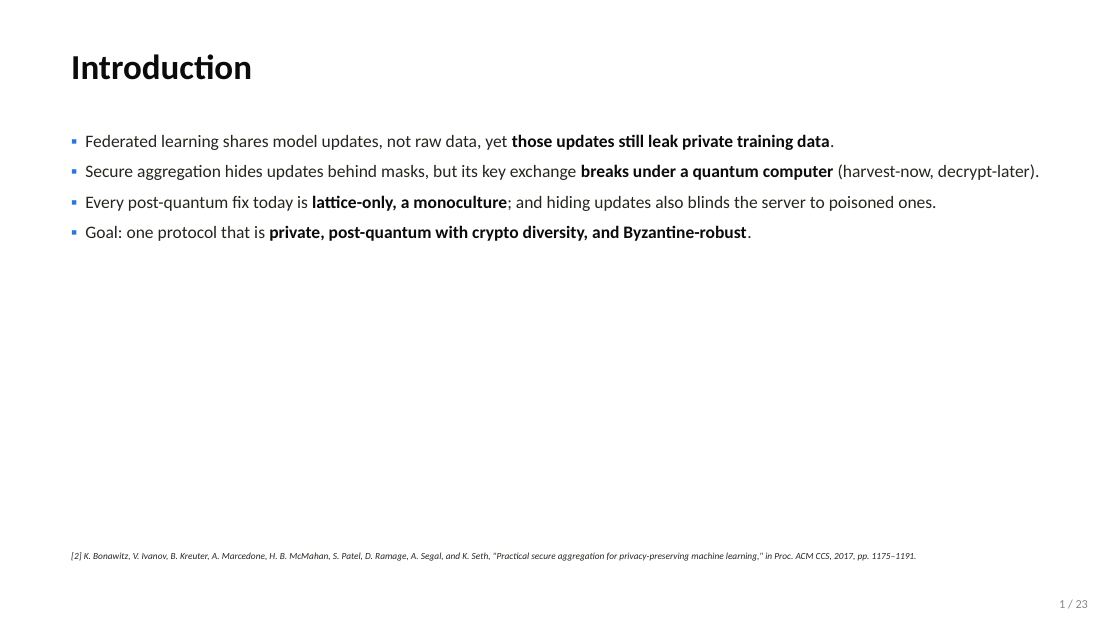
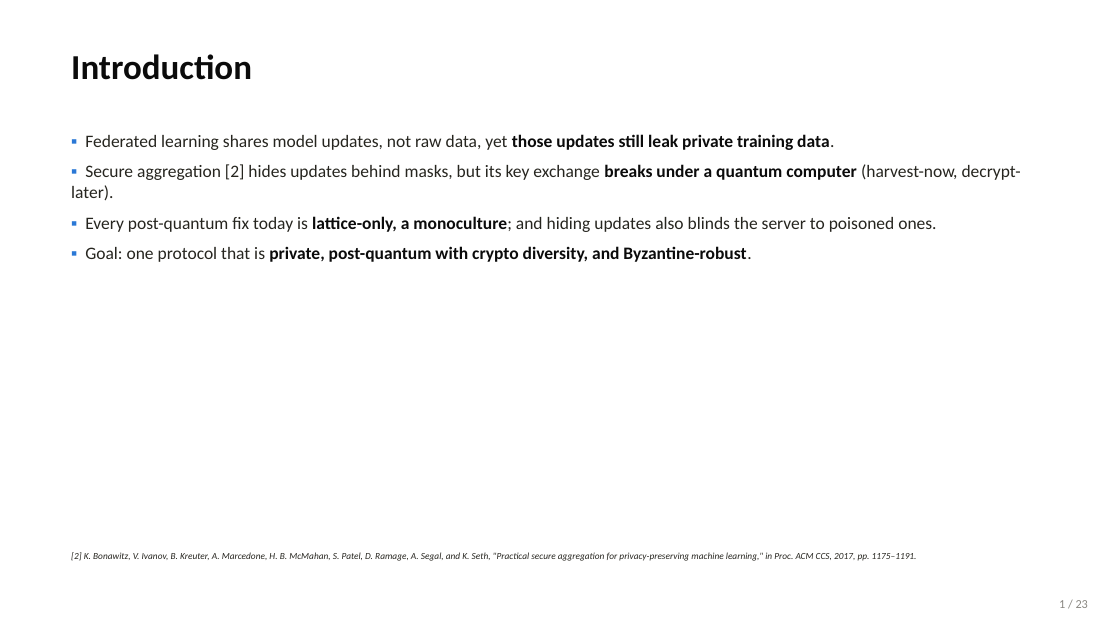
Before and after one commit to wshuv-o/cb-safe-draft, a slide deck: slide 2 of paper/cbsafe_deck.pptx. Drawn at 1120x630 pixels with LibreOffice and Linux fonts; fonts in the diff are those of the drawing. Boxes give left, top, right and bottom in pixels: in the first picture for what was removed or moved away, otherwise in the second. Text is boxed around its words. In the diff, an @@ line names an element or a change of style, - is before the commit and + after.

```diff
--- a/paper/cbsafe_deck.pptx
+++ b/paper/cbsafe_deck.pptx
@@ text at [71, 164, 1021, 201]: text changed @@
-▪ Secure aggregation hides updates behind masks, but its key exchange breaks under a quantum computer (harvest-now, decrypt-later).
+▪ Secure aggregation [2] hides updates behind masks, but its key exchange breaks under a quantum computer (harvest-now, decrypt-later).
```
Also in this commit, not shown: 21 other slides changed, 23 other files.
